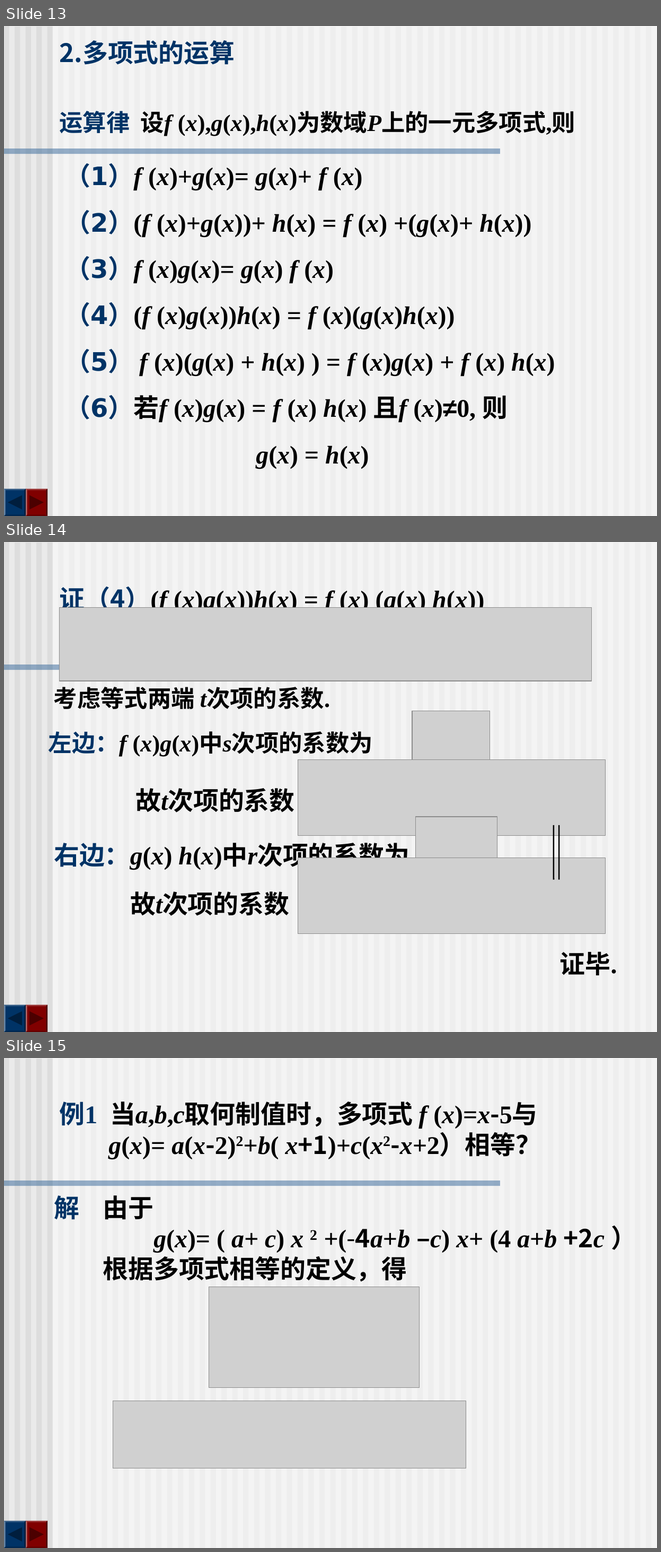
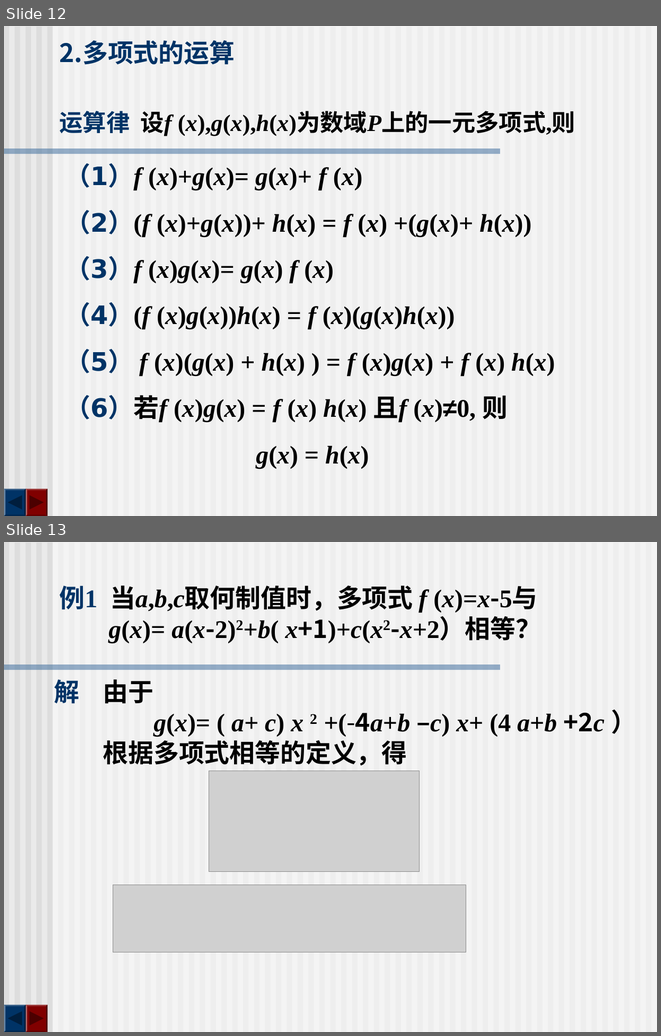
Before and after one commit to zhangbiaomath/zhangbiaomath.github.io, a slide deck: teaching/gaodai/课件/第1章-多项式.ppt. Shown one above the other, each under a label of ours: slides 13, 14 and 15 before the commit, slides 12 and 13 after it. The pictures are 661x1552 and 661x1036 pixels, drawn with LibreOffice and Linux fonts; fonts in the diff are those of the drawing; grey boxes stand for pictures. Boxes give left, top, right and bottom in pixels: in the first picture for what was removed or moved away, otherwise in the second. Text is boxed around its words. In the diff, an @@ line names an element or a change of style, - is before the commit and + after.

```diff
--- a/teaching/gaodai/课件/第1章-多项式.ppt
+++ b/teaching/gaodai/课件/第1章-多项式.ppt
@@ slide 14 removed at (4,542,657,1032), background #EAEAEA; not listed: 64 template elements that a slide beside it also shows @@
@@ title removed at (60,587,484,608) @@
-证（4）(f (x)g(x))h(x) = f (x) (g(x) h(x))
@@ picture removed at (60,607,592,681) @@
@@ text removed at (49,687,373,757) @@
-考虑等式两端 t次项的系数.
-左边：f (x)g(x)中s次项的系数为
@@ picture removed at (412,711,490,778) @@
@@ picture removed at (298,759,606,835) @@
@@ text removed at (135,788,294,812) @@
-故t次项的系数
@@ picture removed at (416,816,497,885) @@
@@ line removed from (554, 824) to (554, 880) @@
@@ line removed from (559, 824) to (559, 880) @@
@@ text removed at (54,843,409,870) @@
-右边：g(x) h(x)中r次项的系数为
@@ picture removed at (298,857,606,933) @@
@@ text removed at (130,891,289,916) @@
-故t次项的系数
@@ text removed at (560,951,617,976) @@
-证毕.
@@ what was slide 13 is now slide 12 @@
@@ what was slide 15 is now slide 13 @@
```
Also in this commit, not shown: 10 slides changed, 2 other slides removed, 15 other files.
